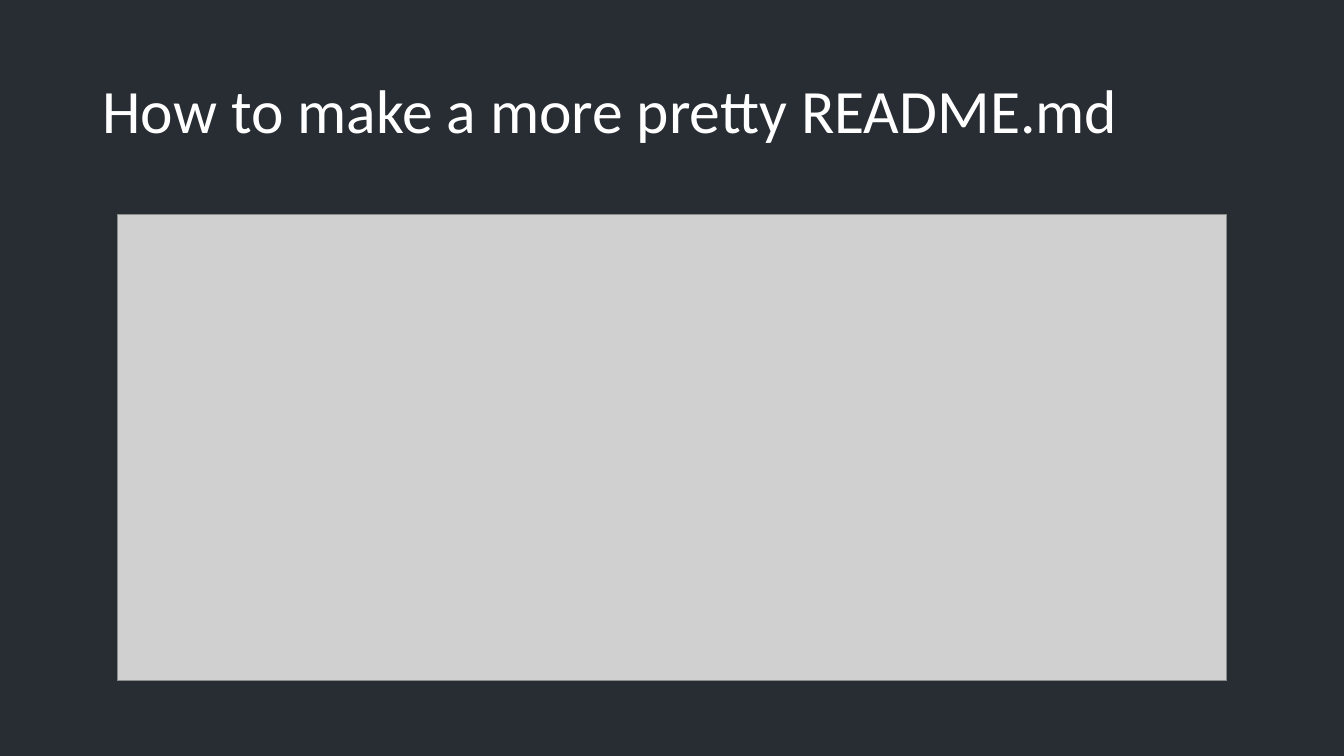
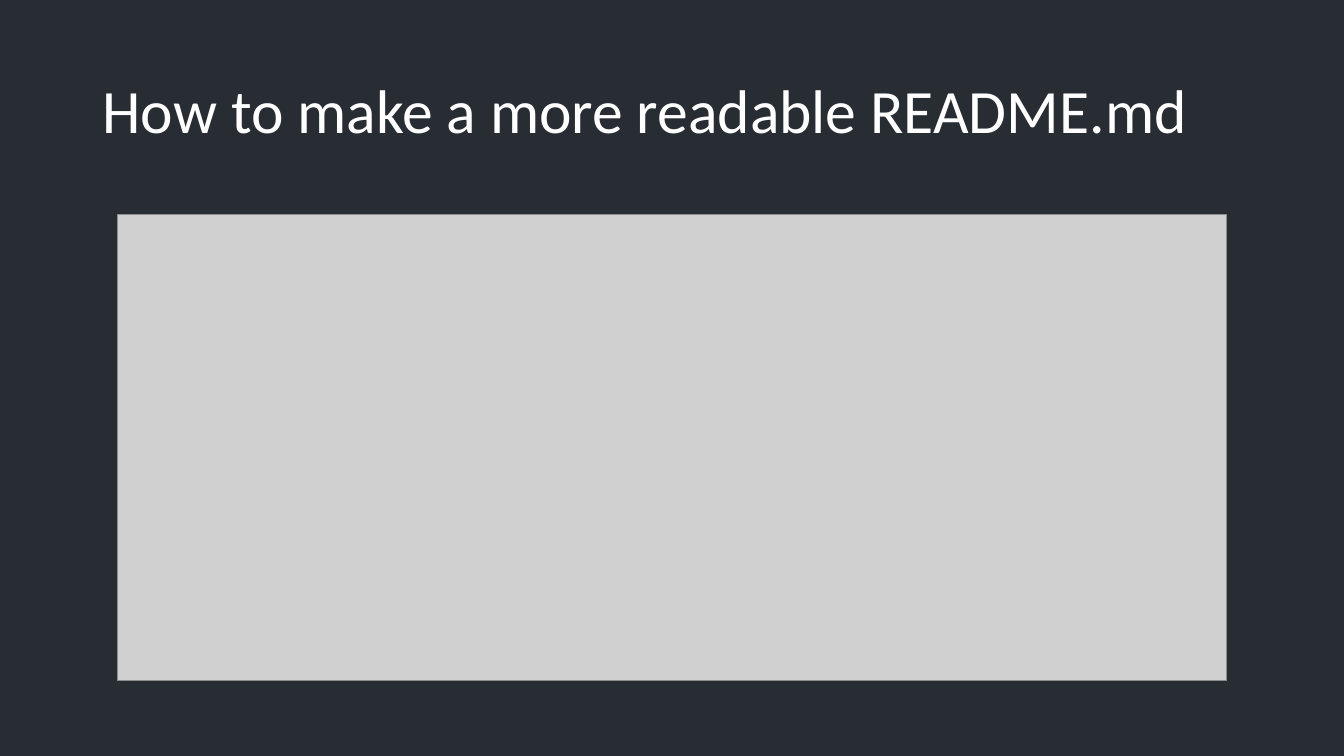
Before and after one commit to fmwestby/IN3110_Group_Sessions, a slide deck: slide 19 of 03_packages/python_packages.pptx (slide 18 before the commit). Drawn at 1344x756 pixels with LibreOffice and Linux fonts; fonts in the diff are those of the drawing; grey boxes stand for pictures. Boxes give left, top, right and bottom in pixels: in the first picture for what was removed or moved away, otherwise in the second. Text is boxed around its words. In the diff, an @@ line names an element or a change of style, - is before the commit and + after.

```diff
--- a/03_packages/python_packages.pptx
+++ b/03_packages/python_packages.pptx
@@ title at (102, 90, 1187, 134): text changed @@
-How to make a more pretty README.md
+How to make a more readable README.md
```
Also in this commit, not shown: 2 slides added, 1 slide removed, 1 other file.
